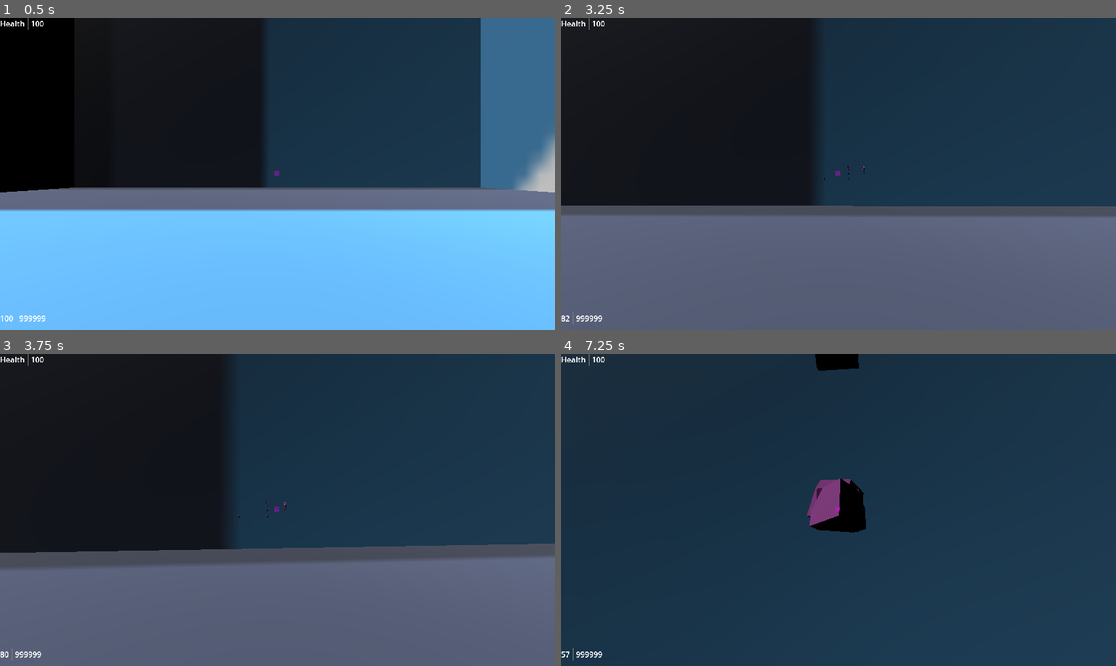
Above: before the commit, frames 1-4 (two rows, left to right).
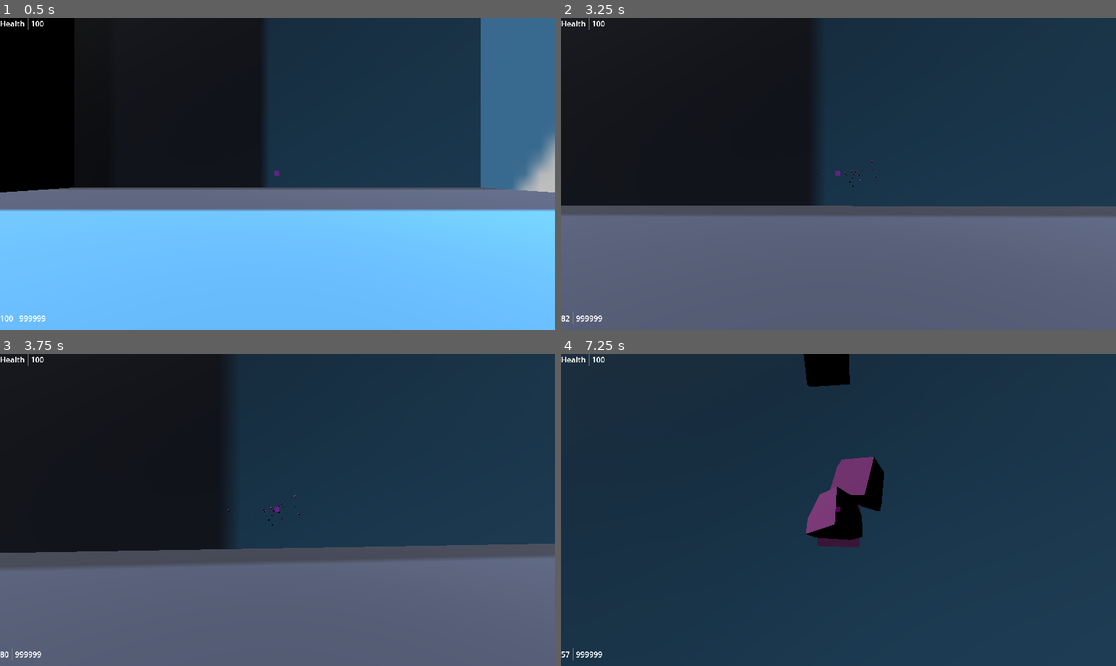
Above: after the commit, the same moments.

Repository: mabanana/FPS-Project-A
Game: Godot game, scene res://test_scene.tscn
Same seed, same stepped clock (60 frames per second), same inputs: the game is played once before the commit and once after it. The engine's default icon, where the game draws it, is replaced by a stand-in: a white triangle on a blue panel in a dark square.
Inputs (mouse positions are in pixels of both pictures, inside the frame that each line leads up to):
- Up to frame 1 (0.5 s): no input
- Up to frame 2 (3.25 s): tap Enter (ui_accept) at 0.5, 0.77, 1.52, 3.02 s; move the mouse to (866, 174) at 0.52 s; press the mouse at (866, 174) at 0.53 s; hold Up (ui_up) from 0.53 s (still down); move the mouse to (810, 174) at 1.27 s; release the mouse at (810, 174) at 1.28 s; click (810, 174) at 1.35 s; move the mouse to (849, 167) at 2.02 s; press the mouse at (849, 167) at 2.03 s; move the mouse to (832, 180) at 2.77 s; release the mouse at (832, 180) at 2.78 s; click (832, 180) at 2.85 s
- Up to frame 3 (3.75 s): keep holding Up (ui_up); move the mouse to (316, 513) at 3.52 s; press the mouse at (316, 513) at 3.53 s
- Up to frame 4 (7.25 s): tap Enter (ui_accept) at 3.77, 4.52, 6.02, 6.77 s; move the mouse to (794, 506) at 4.27 s; release the mouse at (794, 506) at 4.28 s; click (794, 506) at 4.35 s; move the mouse to (844, 510) at 5.02 s; press the mouse at (844, 510) at 5.03 s; move the mouse to (816, 503) at 5.77 s; release Up (ui_up) at 5.78 s; release the mouse at (816, 503) at 5.78 s; hold Right (ui_right) 5.78-6.53 s; click (816, 503) at 5.85 s; move the mouse to (866, 510) at 6.52 s; press the mouse at (866, 510) at 6.53 s; hold Up (ui_up) from 6.53 s (still down)

Frame 1 is identical in both runs. In frame 2, less than 0.1% of the frame differs, in the area x 45-57%, y 45-55%; in frame 3, less than 0.1%; in frame 4, 2.4%, in the area x 43-59%, y 0-62%.

Commit message:
Add accuracy and bullet spread

Diff:
--- a/gun_resource.gd
+++ b/gun_resource.gd
@@ -8,3 +8,4 @@
 @export var damage_ceiling: int
 @export var fire_rate: int
 @export var reload_time: int
+@export var accuracy: int
--- a/player.gd
+++ b/player.gd
@@ -8,6 +8,7 @@
 const JUMP_VELOCITY = 4.5
 const VERTICAL_LOOK_LIMIT = 89.0
 const RAY_LENGTH = 1000
+const MAX_ACCURACY = 100
 
 var trigger : bool = false
 var ammo_count : int = 999999
@@ -74,7 +75,7 @@
 	if not gun:
 		return
 	var space_state = get_world_3d().direct_space_state
-	var mousepos = get_viewport().get_mouse_position()
+	var mousepos = bullet_spread(get_viewport().get_mouse_position(), gun.gun.accuracy)
 	var origin = camera.project_ray_origin(mousepos)
 	var end = origin + camera.project_ray_normal(mousepos) * RAY_LENGTH
 	var query = PhysicsRayQueryParameters3D.create(origin, end)
@@ -86,3 +87,8 @@
 		get_parent().add_child(new_bullet_hole)
 		if result.collider.has_method("take_damage"):
 			result.collider.take_damage(randf_range(gun.gun.damage_floor, gun.gun.damage_ceiling), self, result.position)
+
+func bullet_spread(mousepos, acc): # return
+	var spread = MAX_ACCURACY - acc
+	return Vector2(mousepos.x + randf_range(-spread,spread), mousepos.y + randf_range(-spread,spread))
+	pass
--- a/test_gun_a.tres
+++ b/test_gun_a.tres
@@ -11,3 +11,4 @@
 damage_ceiling = 70
 fire_rate = 8
 reload_time = 1
+accuracy = 85
